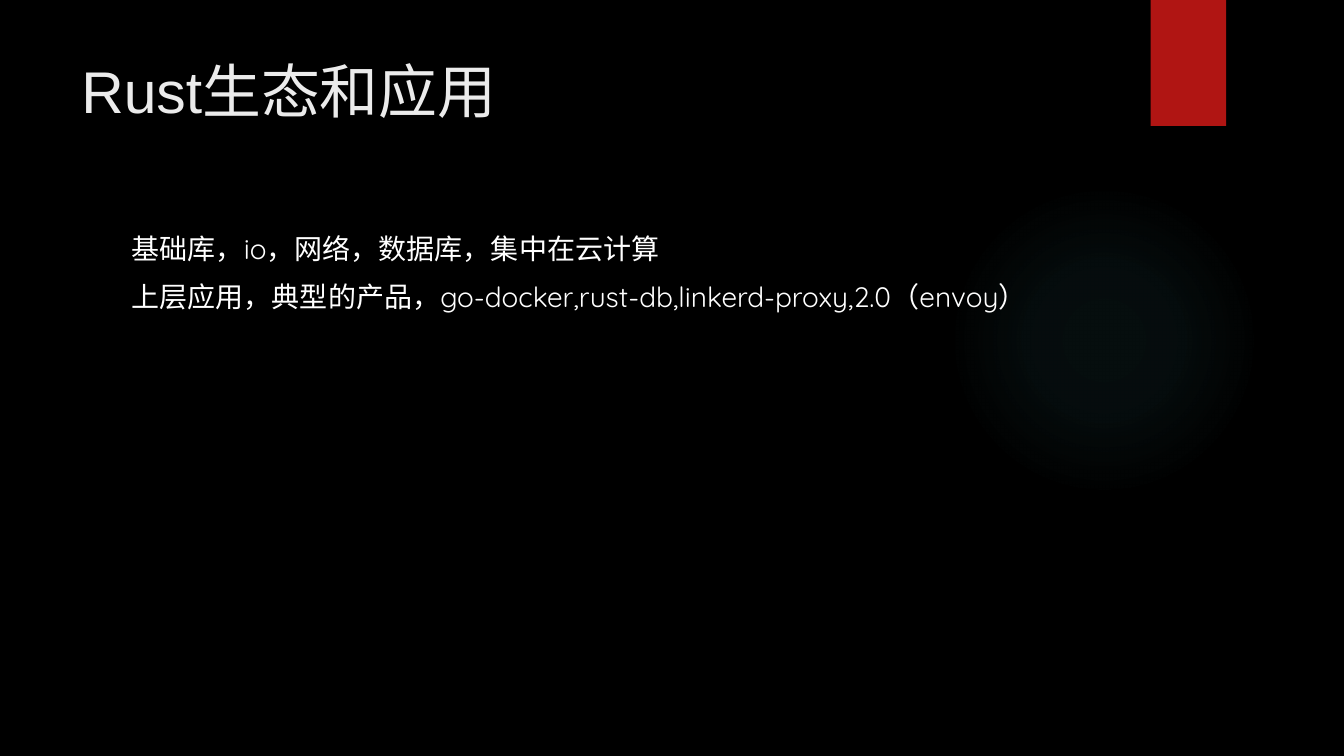
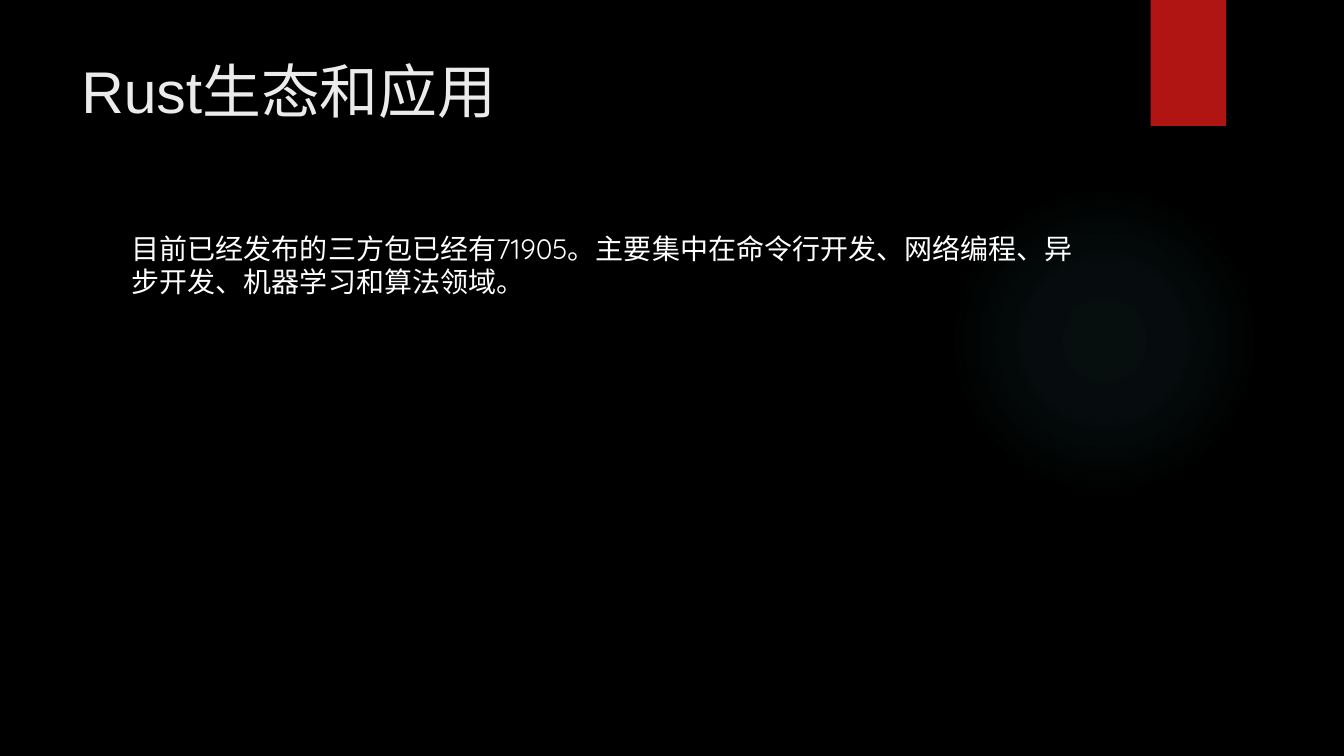
Before and after one commit to hengli-coder/rust_learning, a slide deck: slide 28 of Rust调研.pptx (slide 25 before the commit). Drawn at 1344x756 pixels with LibreOffice and Linux fonts; fonts in the diff are those of the drawing; background and template pictures are left out. Boxes give left, top, right and bottom in pixels: in the first picture for what was removed or moved away, otherwise in the second. Text is boxed around its words. In the diff, an @@ line names an element or a change of style, - is before the commit and + after.

```diff
--- a/Rust调研.pptx
+++ b/Rust调研.pptx
@@ text at (132,235,1073,295): text changed @@
-基础库，io，网络，数据库，集中在云计算
-上层应用，典型的产品，go-docker,rust-db,linkerd-proxy,2.0（envoy）
+目前已经发布的三方包已经有71905。主要集中在命令行开发、网络编程、异步开发、机器学习和算法领域。
```
Also in this commit, not shown: 10 other slides changed, 5 slides added, 1 slide removed, 2 other files.
